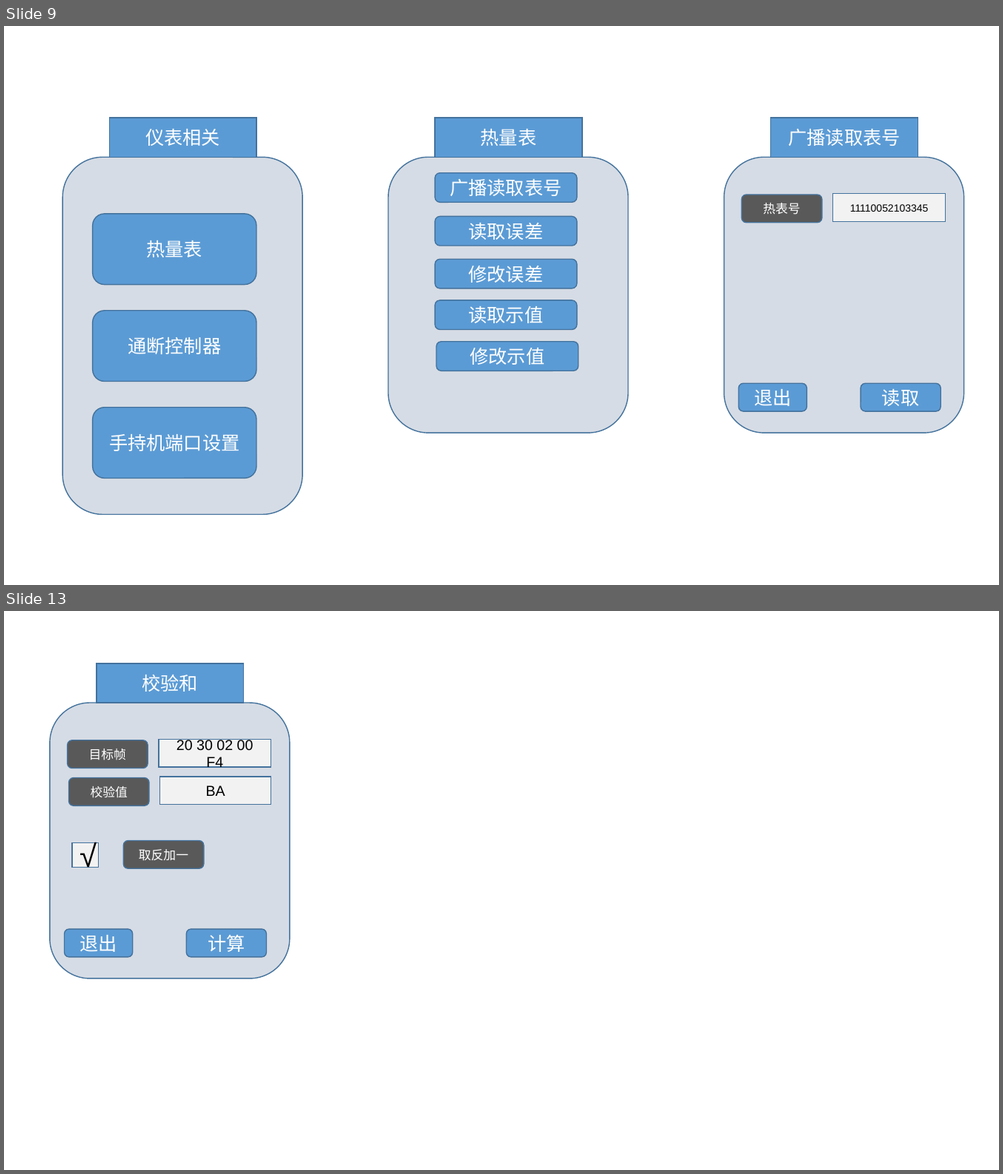
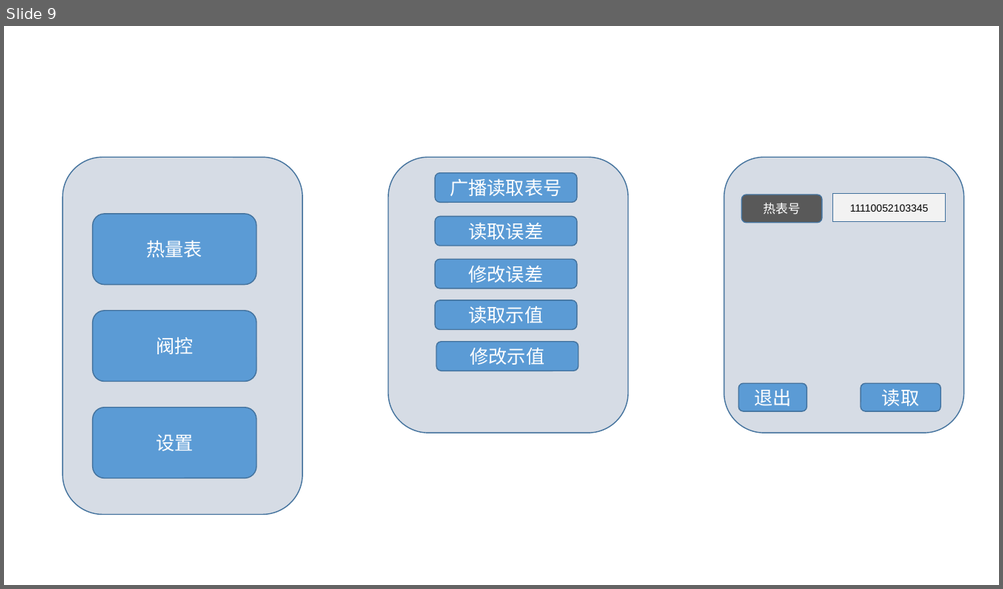
Before and after one commit to flimmy78/HandDevice, a slide deck: docs/design/界面设计.pptx. Shown one above the other, each under a label of ours: slides 9 and 13 before the commit, slide 9 after it; the slides between them are not shown. The pictures are 1003x1174 and 1003x589 pixels, drawn with LibreOffice and Linux fonts; fonts in the diff are those of the drawing. Boxes give left, top, right and bottom in pixels: in the first picture for what was removed or moved away, otherwise in the second. Text is boxed around its words. In the diff, an @@ line names an element or a change of style, - is before the commit and + after.

```diff
--- a/docs/design/界面设计.pptx
+++ b/docs/design/界面设计.pptx
@@ slide 13 removed at <box>4,611,999,1170</box>, background #FFFFFF @@
@@ rectangle removed at <box>96,664,244,703</box> @@
-校验和
@@ rounded rectangle removed at <box>50,703,289,979</box> @@
@@ rounded rectangle removed at <box>68,740,148,768</box> @@
-目标帧
@@ rectangle removed at <box>159,739,271,767</box> @@
-20 30 02 00 F4
@@ rounded rectangle removed at <box>69,778,150,806</box> @@
-校验值
@@ rectangle removed at <box>160,777,271,804</box> @@
-BA
@@ rectangle removed at <box>72,843,98,868</box> @@
-√
@@ rounded rectangle removed at <box>123,841,204,869</box> @@
-取反加一
@@ rounded rectangle removed at <box>65,930,132,957</box> @@
-退出
@@ rounded rectangle removed at <box>186,930,266,957</box> @@
-计算
@@ slide 9 changed as well @@
@@ rectangle removed at <box>109,118,256,157</box> @@
-仪表相关
@@ rectangle removed at <box>435,118,582,157</box> @@
-热量表
@@ rectangle removed at <box>771,118,918,157</box> @@
-广播读取表号
@@ text in rounded rectangle at <box>156,338,193,355</box>: text changed @@
-通断控制器
+阀控
@@ text in rounded rectangle at <box>156,434,193,452</box>: text changed @@
-手持机端口设置
+设置
```
Also in this commit, not shown: 9 other slides changed, 1 slide added, 2 other slides removed.
